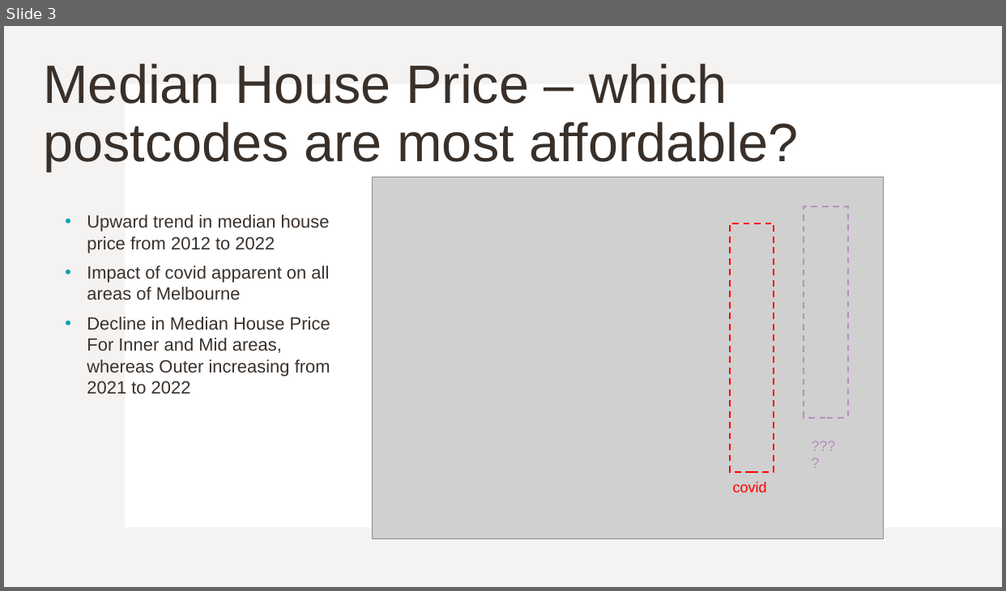
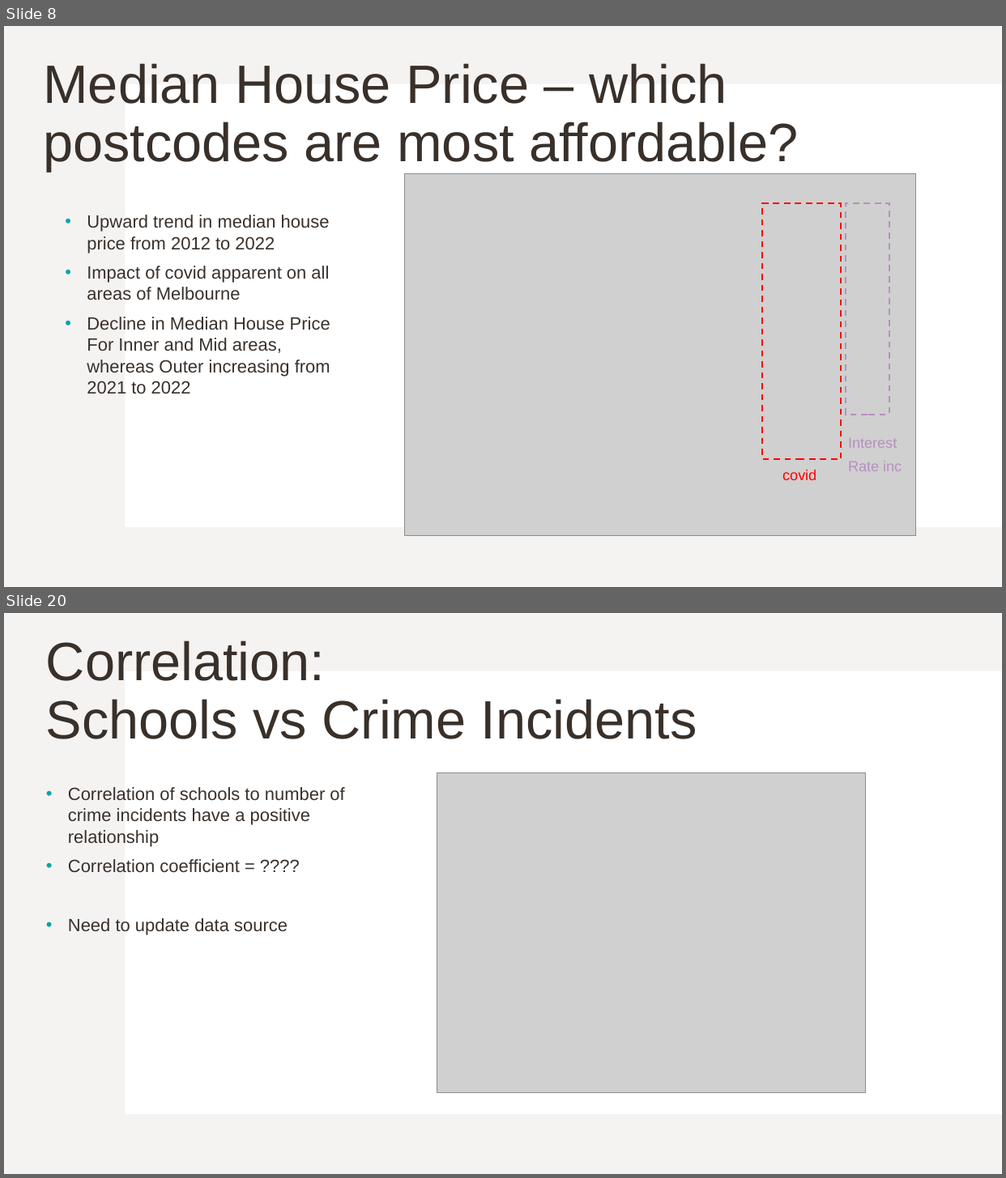
Before and after one commit to Kakhai1/bootcamp_project, a slide deck: Project 1 - Group 6 Slides_KT.pptx. Shown one above the other, each under a label of ours: slide 3 before the commit, slides 8 and 20 after it; the slides between them are not shown. The pictures are 1006x591 and 1006x1178 pixels, drawn with LibreOffice and Linux fonts; fonts in the diff are those of the drawing; grey boxes stand for pictures. Boxes give left, top, right and bottom in pixels: in the first picture for what was removed or moved away, otherwise in the second. Text is boxed around its words. In the diff, an @@ line names an element or a change of style, - is before the commit and + after.

```diff
--- a/Project 1 - Group 6 Slides_KT.pptx
+++ b/Project 1 - Group 6 Slides_KT.pptx
@@ slide 20 added at (4,613,1002,1174), background #FFFFFF; not listed: 2 template elements that a slide beside it also shows @@
@@ title added at (46,641,697,739), 52 pt, text #39302A @@
+Correlation:
+Schools vs Crime Incidents
@@ picture added at (437,773,866,1093) @@
@@ text added at (68,787,344,935), 17.2 pt, text #39302A @@
+• Correlation of schools to number of crime incidents have a positive relationship
+• Correlation coefficient = ????
+• Need to update data source
@@ what was slide 3 is now slide 8 @@
@@ slide 8 changed as well @@
@@ picture: place and size @@
-picture at (373,177,883,540)
+picture at (404,173,915,535)
@@ rectangle: place and size @@
-rectangle at (731,224,774,472)
+rectangle at (762,203,841,459)
@@ rectangle: place and size @@
-rectangle at (803,207,848,417)
+rectangle at (846,203,889,415)
@@ text at (848,438,901,472): text changed @@
-????
+Interest
+Rate inc
@@ text "covid": place and size @@
-text "covid" at (733,482,767,493)
+text "covid" at (782,470,816,480)
```
Also in this commit, not shown: 17 other slides added, 3 other files.
